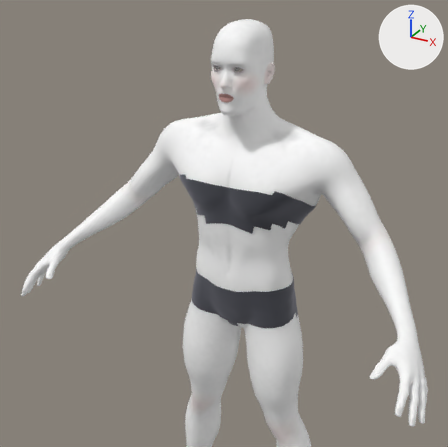
The glTF model public/avatar/base.glb: old version first, new version second.
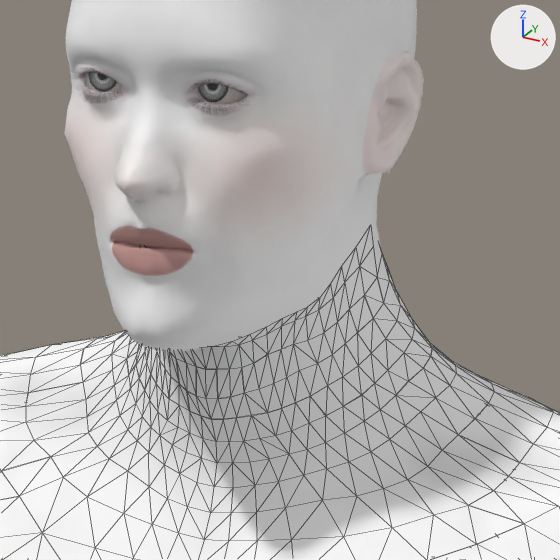
Each version is shown whole from a 50 mm camera at (0.769, -1.526, 1.556) aimed at (0.012, -0.149, 0.867), then close up on the part from 44% to 67% of the width and 12% to 34% of the height. Arrows for +X, +Y and +Z are at upper right; the lights stay in place. The older version's two pictures come first. The close-ups show mesh edges as thin lines. Vertices at exactly the same position are counted once.

The first close-up shows 'body_chest_body', 'body_head_body', 'body_head_head', 'body_neck_body', 'body_upperarm_a_body', 'eye_cornea_l_toon' and 7 more.
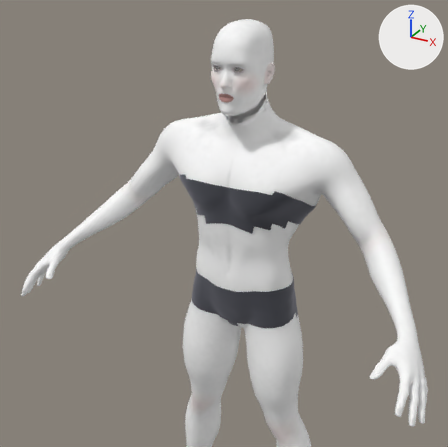
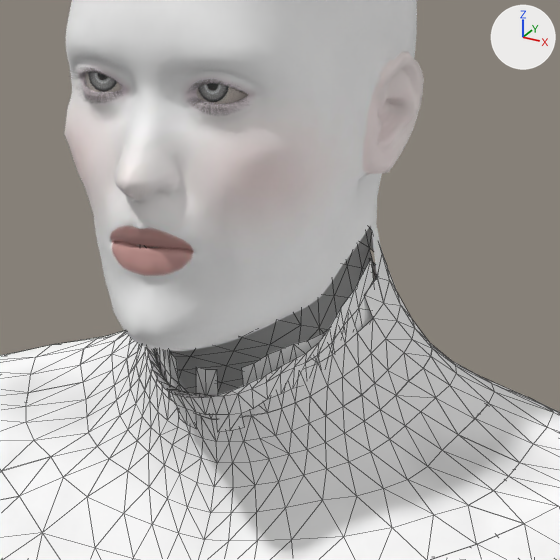
The newer file adds a shape key; the second version is drawn at full value of the shape key 'face_long' of 'body_head_body', and the change is written as the vertex moves it makes.

Pixel boxes [x1, y1, x2, y2] of what changed, in the close-ups (560 x 560 px; the box of a moved part takes in the faces that stretch with it):
'body_head_body', reshaped: before [169, 225, 389, 398]; after [147, 258, 377, 432]
part 1 of me_body_head_body, moved or reshaped: before [169, 225, 377, 398]; after [147, 260, 373, 432]
part 2 of me_body_head_body, moved or reshaped (not visible before): after [369, 258, 377, 278]

The change, as a diff of the scene's bpy script:
```diff
--- a/public/avatar/base.glb.py
+++ b/public/avatar/base.glb.py
@@ me_body_head_body @@
 # used by ob_body_head_body; location = (0.0, 0.0, 0.0)
-me_body_head_body.from_pydata(...)  # 99 vertices, 120 faces; spans x -0.0583..0.0603, y -0.0805..0.059, z 1.124..1.2031
-me_body_head_body.vertices[93].co = (0.0517, 0.0338, 1.1757)  # pixel (387, 266)
-me_body_head_body.vertices[94].co = (0.0566, 0.0356, 1.163)  # pixel (396, 292)
-me_body_head_body.vertices[95].co = (0.0478, 0.044, 1.1648)
-me_body_head_body.vertices[96].co = (0.0433, 0.0418, 1.1781)
-me_body_head_body.vertices[97].co = (0.0378, 0.0515, 1.1666)
-me_body_head_body.vertices[98].co = (0.0346, 0.0491, 1.1803)
+me_body_head_body.from_pydata(...)  # 99 vertices, 120 faces; spans x -0.0583..0.0603, y -0.0805..0.059, z 1.1072..1.1866
+# me_body_head_body part 1: 89 of 99 vertices moved; they spanned x -0.0583..0.0603, y -0.0805..0.0089, z 1.124..1.2031 and now span x -0.0583..0.0603, y -0.0805..0.0089, z 1.1072..1.1866; mean shift (0.0, 0.0001, -0.0215); largest move (-0.0066, -0.0795, 1.1538) -> (-0.0066, -0.0795, 1.1292)
+# me_body_head_body part 2
+me_body_head_body.vertices[93].co = (0.0517, 0.0338, 1.1703)
+me_body_head_body.vertices[94].co = (0.0566, 0.0356, 1.1599)
+me_body_head_body.vertices[95].co = (0.0478, 0.044, 1.1617)
+me_body_head_body.vertices[96].co = (0.0433, 0.0418, 1.1726)
+me_body_head_body.vertices[97].co = (0.0378, 0.0515, 1.164)  # pixel (376, 279)
+me_body_head_body.vertices[98].co = (0.0346, 0.0491, 1.175)  # pixel (369, 258)
+# other edits to the shape of me_body_head_body do not show in these pictures
 me_body_head_body.materials.append(mat_skin)
```
